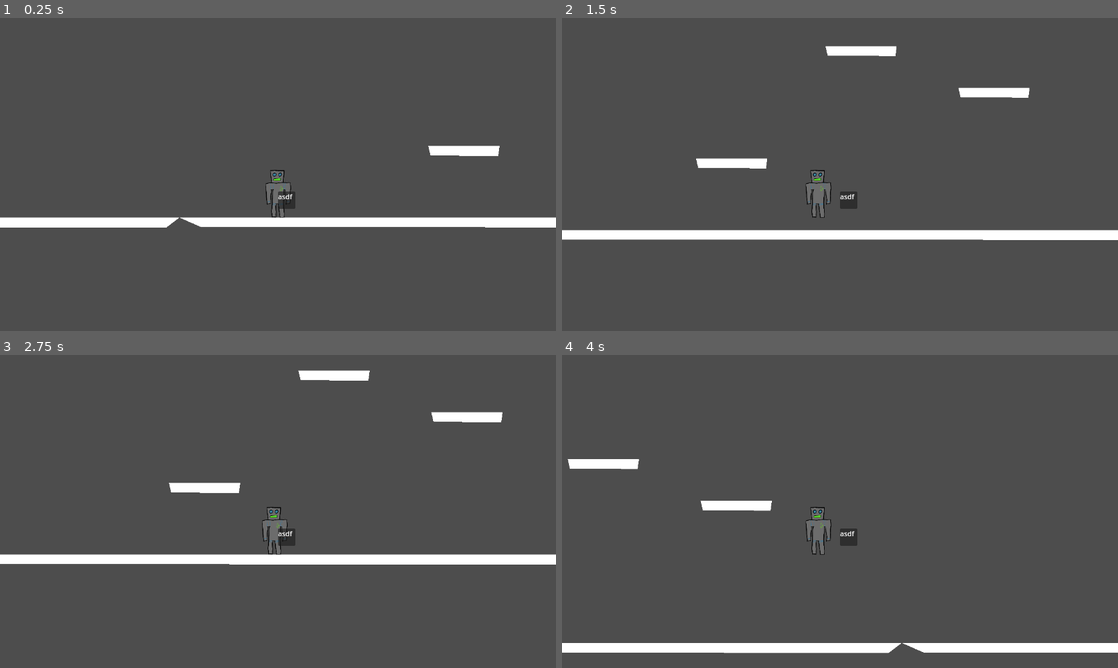
Above: before the commit, frames 1-4 (two rows, left to right).
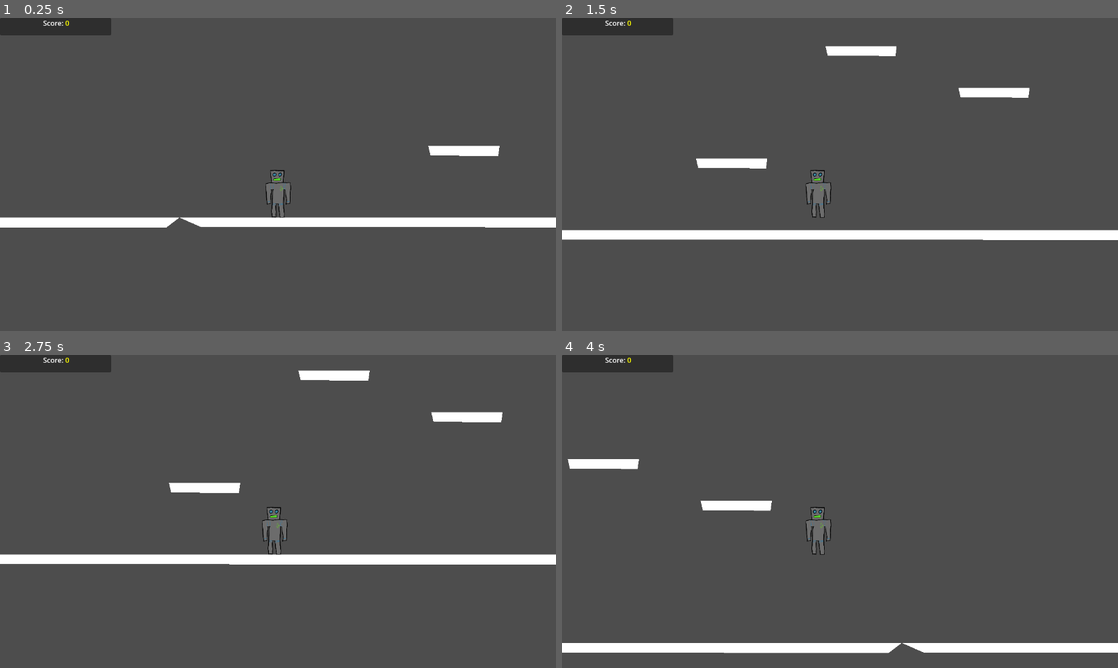
Above: after the commit, the same moments.

Repository: JohnStegmaier/Project-Loop
Game: Godot game, scene res://Scenes/Game Scenes/02_first_level.tscn
Same seed, same stepped clock (60 frames per second), same inputs: the game is played once before the commit and once after it. This scene is started directly instead of the project's main scene.
Inputs (mouse positions are in pixels of both pictures, inside the frame that each line leads up to):
- Up to frame 1 (0.25 s): no input
- Up to frame 2 (1.5 s): tap Enter at 0.5 s; move the mouse to (962, 174) at 0.52 s; hold D (move_right) from 0.53 s (still down); tap Space (jump) at 0.77 s; move the mouse to (728, 208) at 1.27 s
- Up to frame 3 (2.75 s): tap Space (jump) at 1.52 s; move the mouse to (333, 452) at 2.02 s; release D (move_right) at 2.03 s; hold Left (move_left) from 2.03 s (still down)
- Up to frame 4 (4 s): move the mouse to (812, 599) at 2.77 s; release Left (move_left) at 2.78 s; hold D (move_right) from 2.78 s (still down); tap Space (jump) at 3.02, 3.77 s; move the mouse to (1006, 580) at 3.52 s

The runs differ from the first frame. In frame 1, 1.2% of the frame differs, in the area x 0-54%, y 0-61%; in frame 2, 1.2%; in frame 3, 1.2%; in frame 4, 1.2%.

Commit message:
Add global scoring system

Diff:
--- a/Scenes/Game Scenes/02_first_level.tscn
+++ b/Scenes/Game Scenes/02_first_level.tscn
@@ -1,10 +1,11 @@
-[gd_scene load_steps=6 format=3 uid="uid://ism3awfblpva"]
+[gd_scene load_steps=7 format=3 uid="uid://ism3awfblpva"]
 
 [ext_resource type="Script" uid="uid://mtv4jj62dn53" path="res://Scripts/player.gd" id="1_d1fgf"]
 [ext_resource type="Script" uid="uid://db62k5uafayjq" path="res://Scripts/02_first_level.gd" id="1_vmrgu"]
 [ext_resource type="Texture2D" uid="uid://btybe5jdv2mmp" path="res://Assets/Compressed Assets/Roby v01.png" id="2_8f4wm"]
 [ext_resource type="Script" uid="uid://cdxs35x21emht" path="res://Scripts/player_camera.gd" id="3_vmrgu"]
 [ext_resource type="PackedScene" uid="uid://cx0k1lcljgqis" path="res://Scenes/Scene Assets/door.tscn" id="4_8f4wm"]
+[ext_resource type="Script" uid="uid://f0dkkk30hgpv" path="res://Scripts/UI.gd" id="6_o70yu"]
 
 [node name="02 First Level" type="Node2D"]
 script = ExtResource("1_vmrgu")
@@ -79,26 +80,6 @@
 [node name="Camera2D" type="Camera2D" parent="Player"]
 script = ExtResource("3_vmrgu")
 
-[node name="Control" type="Control" parent="Player/Camera2D"]
-layout_mode = 3
-anchors_preset = 0
-offset_right = 40.0
-offset_bottom = 40.0
-size_flags_horizontal = 0
-size_flags_vertical = 0
-metadata/_edit_use_anchors_ = true
-
-[node name="Panel" type="Panel" parent="Player/Camera2D/Control"]
-layout_mode = 0
-offset_right = 40.0
-offset_bottom = 40.0
-
-[node name="RichTextLabel" type="RichTextLabel" parent="Player/Camera2D/Control/Panel"]
-layout_mode = 0
-offset_right = 40.0
-offset_bottom = 40.0
-text = "asdf"
-
 [node name="Polygon2D" type="Polygon2D" parent="."]
 position = Vector2(1213, 9)
 scale = Vector2(-1, 1)
@@ -126,4 +107,27 @@
 [node name="Spawn" parent="Doors/Door_To_Scene_1" index="1"]
 position = Vector2(69, -1)
 
+[node name="CanvasLayer" type="CanvasLayer" parent="."]
+script = ExtResource("6_o70yu")
+
+[node name="Control" type="Control" parent="CanvasLayer"]
+layout_mode = 3
+anchors_preset = 0
+offset_right = 256.0
+offset_bottom = 40.0
+size_flags_horizontal = 0
+size_flags_vertical = 0
+metadata/_edit_use_anchors_ = true
+
+[node name="Panel" type="Panel" parent="CanvasLayer/Control"]
+layout_mode = 0
+offset_right = 256.0
+offset_bottom = 40.0
+
+[node name="Score" type="RichTextLabel" parent="CanvasLayer/Control/Panel"]
+layout_mode = 0
+offset_right = 256.0
+offset_bottom = 40.0
+bbcode_enabled = true
+
 [editable path="Doors/Door_To_Scene_1"]
--- a/Scripts/Bolt.gd
+++ b/Scripts/Bolt.gd
@@ -1,6 +1,4 @@
 extends Area2D
-
-signal bolt_collected
 
 func _ready():
     connect("body_entered", Callable(self, "_on_body_entered"))
@@ -8,5 +6,5 @@
 func _on_body_entered(body):
     if body.name == "Player":
         print("U GOT A BOLT WOOOOOOOO!")
-        bolt_collected.emit()
+        ScoreManager.add_score(1)
         queue_free()
--- /dev/null
+++ b/Scripts/ScoreManager.gd
@@ -0,0 +1,12 @@
+extends Node
+
+signal bolt_collected_global
+
+var score = 0
+@onready var score_label = null  # You’ll set this from your UI
+
+func add_score(amount := 1):
+    score += amount
+    print("SCORE: ", score)
+    if score_label:
+        score_label.text = "[center]Score: [color=yellow]%d[/color][/center]" % score
--- a/Scripts/UI.gd
+++ b/Scripts/UI.gd
@@ -1,12 +1,7 @@
 extends CanvasLayer
 
 @onready var score_label = $Control/Panel/Score
-var score: int
 
 func _ready() -> void:
-	score = 0
-	score_label.text = "[center] Score: [color=yellow]%d[/color][/center]" % score
-
-func _on_bolt_collected():
-	score += 1
-	score_label.text = "[center] Score: [color=yellow]%d[/color][/center]" % score
+	ScoreManager.score_label = $Control/Panel/Score
+	score_label.text = "[center] Score: [color=yellow]%d[/color][/center]" % ScoreManager.score
--- a/project.godot
+++ b/project.godot
@@ -20,6 +20,7 @@
 
 Logger="*res://Scripts/00_Logger.gd"
 NavigationManager="*res://Scripts/navigation_manager.gd"
+ScoreManager="*res://Scripts/ScoreManager.gd"
 
 [display]
 
Not shown, added: Scripts/ScoreManager.gd.uid
